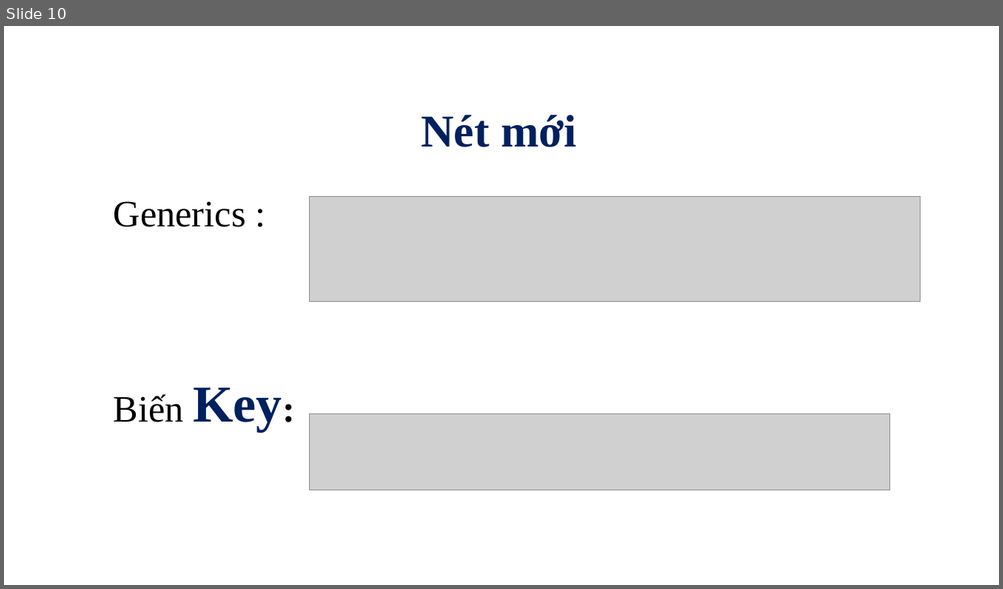
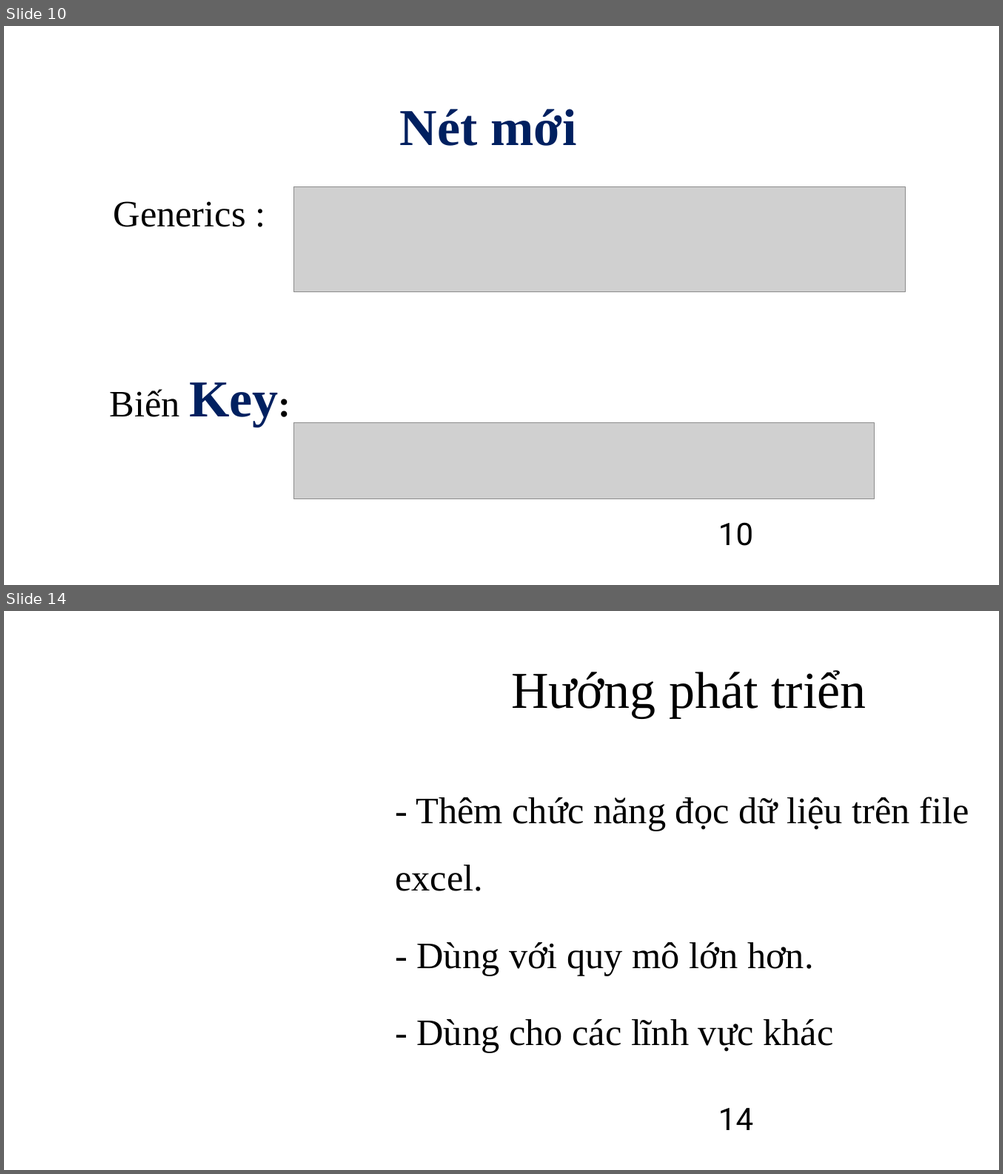
Before and after one commit to diennguyen99/-n-c-u-tr-c-d-li-u, a slide deck: DoAnCTDL.pptx. Shown one above the other, each under a label of ours: slide 10 before the commit, slides 10 and 14 after it; the slides between them are not shown. The pictures are 1003x589 and 1003x1174 pixels, drawn with LibreOffice and Linux fonts; fonts in the diff are those of the drawing; grey boxes stand for pictures; background and template pictures are left out. Boxes give left, top, right and bottom in pixels: in the first picture for what was removed or moved away, otherwise in the second. Text is boxed around its words. In the diff, an @@ line names an element or a change of style, - is before the commit and + after.

```diff
--- a/DoAnCTDL.pptx
+++ b/DoAnCTDL.pptx
@@ slide 14 added at bbox=[4, 611, 999, 1170], background picture (left out) @@
@@ text added at bbox=[511, 670, 865, 718], 50 pt, text #000000 @@
+Hướng phát triển
@@ text added at bbox=[395, 797, 968, 1054], 36 pt, text #000000 @@
+- Thêm chức năng đọc dữ liệu trên file excel.
+- Dùng với quy mô lớn hơn.
+- Dùng cho các lĩnh vực khác
@@ page number added at bbox=[718, 1108, 753, 1130], 30 pt, text #000000 @@
+14
@@ slide 10 changed as well @@
@@ title "Nét mới": place and size @@
-title "Nét mới" at bbox=[421, 115, 576, 147]
+title "Nét mới" at bbox=[400, 109, 576, 146]
@@ title "Nét mới" at bbox=[400, 109, 576, 146]: size 44 to 50 pt; alignment left to centre @@
@@ picture: place and size @@
-picture at bbox=[309, 196, 920, 302]
+picture at bbox=[294, 187, 905, 292]
@@ text "Biến Key:": place and size @@
-text "Biến Key:" at bbox=[114, 388, 282, 432]
+text "Biến Key:" at bbox=[110, 383, 278, 426]
@@ picture: place and size @@
-picture at bbox=[309, 414, 890, 491]
+picture at bbox=[294, 423, 875, 499]
@@ page number added at bbox=[718, 523, 753, 546], 30 pt, text #000000 @@
+10
```
Also in this commit, not shown: 10 other slides changed, 3 other slides added, 1 other file.
